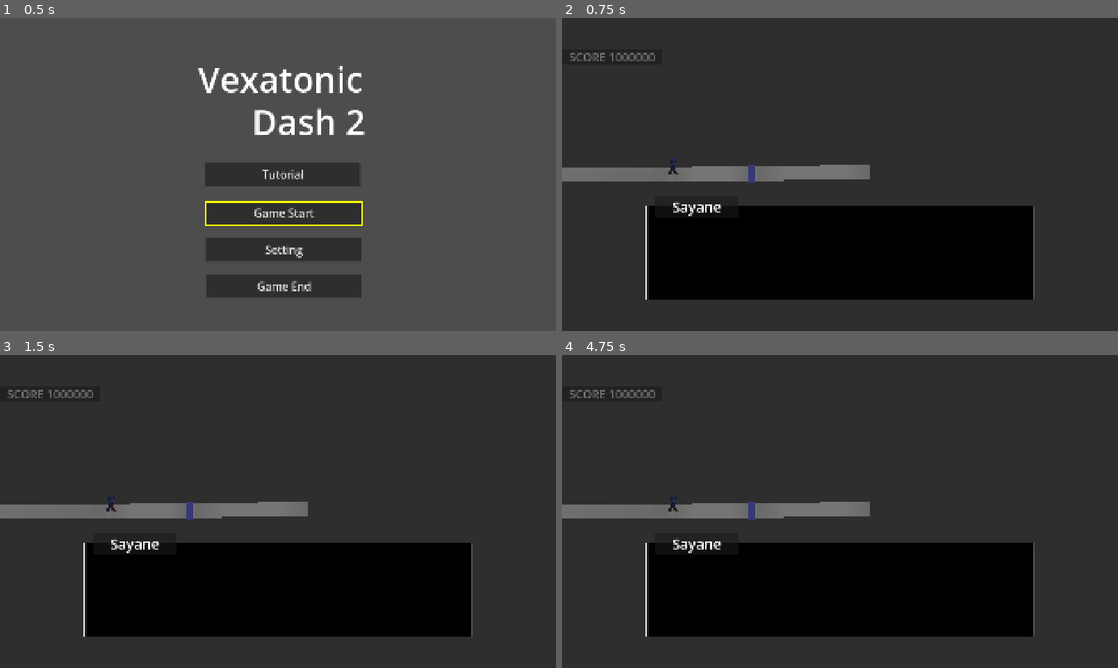
Above: before the commit, frames 1-4 (two rows, left to right).
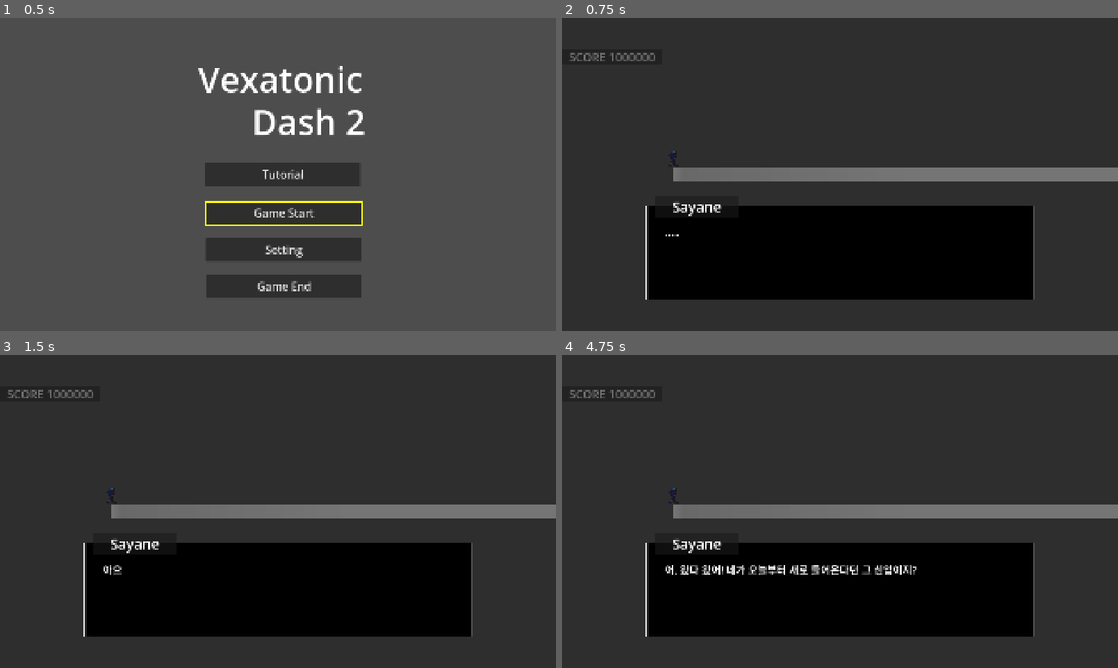
Above: after the commit, the same moments.

Repository: junu192857/Vexatonic-dash-2
Game: Godot game, scene res://Scenes/MainMenu.tscn
The game is run twice, just before and just after one commit, with the same random seed, the same clock (stepped at 60 frames per second) and the same inputs. Sound files missing from this copy of the repository are replaced by a short silence.
Inputs (mouse positions are in pixels of both pictures, inside the frame that each line leads up to):
- Up to frame 1 (0.5 s): no input
- Up to frame 2 (0.75 s): click "Tutorial" at 0.5 s
- Up to frame 3 (1.5 s): tap Enter at 1.25, 1.35 s; move the mouse to (400, 495) at 1.27 s; hold Right from 1.28 s (still down); click (400, 495) at 1.42 s
- Up to frame 4 (4.75 s): release Right at 2 s; tap Space at 2, 3.5 s; drag from (728, 527) to (812, 574) at 2.02 s; tap Enter at 2.75 s; move the mouse to (895, 442) at 2.77 s; hold Right 2.78-3.5 s; tap Delete at 2.85 s; drag from (812, 574) to (673, 464) at 3.52 s; move the mouse to (1006, 558) at 4.27 s; hold Left from 4.28 s (still down); tap Shift at 4.35 s

Frame 1 is identical in both runs. In frame 2, 3.3% of the frame differs, in the area x 0-100%, y 42-70%; in frame 3, 3.3%; in frame 4, 4.1%, in the area x 0-100%, y 42-71%.

Commit message:
튜토리얼매니저 구조 수정
get_tree().pause가 최선인가..?

Diff:
--- a/vexatonic-dash-2/Scenes/TutorialScene.tscn
+++ b/vexatonic-dash-2/Scenes/TutorialScene.tscn
@@ -488,6 +488,7 @@
 vertical_alignment = 1
 
 [node name="TutorialControl" type="Control" parent="CanvasLayer" unique_id=153344136]
+process_mode = 3
 layout_mode = 3
 anchors_preset = 15
 anchor_right = 1.0
--- a/vexatonic-dash-2/Scripts/Ingame/RhythmManager.gd
+++ b/vexatonic-dash-2/Scripts/Ingame/RhythmManager.gd
@@ -46,6 +46,8 @@
 
 
 	level_path = "res://Charts/Tutorial" if Setting.is_tutorial else Setting.selected_chart_dir
+	if Setting.is_tutorial:
+		InputManager.process_mode = Node.PROCESS_MODE_ALWAYS
 
 	for i in range(3):
 		noteHolders.append(NoteHolder.new(i))
--- a/vexatonic-dash-2/Scripts/Tutorial/TutorialManager.gd
+++ b/vexatonic-dash-2/Scripts/Tutorial/TutorialManager.gd
@@ -10,12 +10,18 @@
 var current_line: int = 0
 var is_typing: bool = false
 
-var phases: Array[Callable] = []
+var phases: Array[Callable] = [
+	start_explanation,
+	start_tutorial_play,
+	hide_live2D,
+	show_live2D
+]
 
 const SCRIPT_PATH = "res://Scripts/Tutorial/script.txt"
 const CHARS_PER_SECOND = 30.0
 
 func _ready() -> void:
+	await get_tree().process_frame
 	$TutorialBGMPlayer.play()
 	_load_script()
 	start_explanation()
@@ -35,8 +41,10 @@
 		return
 	var line = script_lines[index]
 	var parts = line.split(" ")
-	if (line.split(" ")[0]) == "Phase":
-		pass
+	if (parts[0]) == "Phase":
+		current_line += 1
+		phases[int(parts[2])].call()
+		return
 	is_typing = true
 	typewrite(tutorial_script, line, line.length() / CHARS_PER_SECOND)
 	script_tween.tween_callback(func(): is_typing = false)
@@ -53,6 +61,7 @@
 	label.text = text
 	label.visible_characters = 0
 	script_tween = create_tween()
+	script_tween.set_pause_mode(Tween.TWEEN_PAUSE_PROCESS)
 	script_tween.tween_property(label, "visible_characters", text.length(), duration)
 
 func force_typewrite(label: Label):
@@ -68,7 +77,7 @@
 	tutorialHolder.visible = true
 	_show_line(current_line)
 
-func resume_tutorial_play():
+func start_tutorial_play():
 	if InputManager.mouse_left_pressed.is_connected(_on_click):
 		InputManager.mouse_left_pressed.disconnect(_on_click)
 	tutorialHolder.visible = false
@@ -76,6 +85,8 @@
 
 func hide_live2D():
 	tutorialHolder.get_node("Live2D").visible = false
+	_show_line(current_line)
 
 func show_live2D():
 	tutorialHolder.get_node("Live2D").visible = true
+	_show_line(current_line)
Not shown, changed: vexatonic-dash-2/Scripts/Tutorial/script.txt
